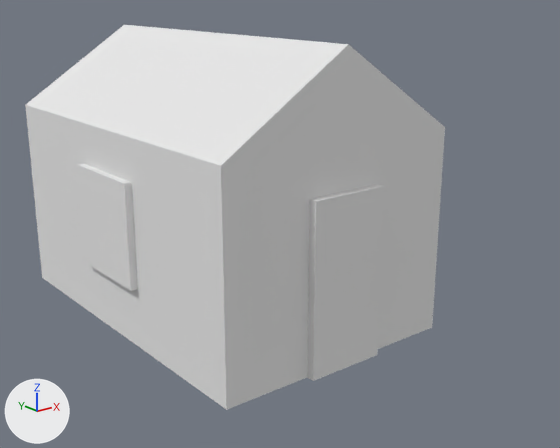
Renders of the Blender file _GFX_source/ouija_scene_2.blend from each side of a commit.
Camera for both pictures: a 50 mm camera at (-5.43, -8.03, 4.1) aimed at (0.35, -0.81, 1.21). Every picture has the same lights, and +X, +Y and +Z are marked at lower left. Objects named as collision shapes, trigger or cutter boxes, shadow casters or lower levels of detail are left out.

The older version as bpy lines, for what is in view:
```python
me_cube_003 = bpy.data.meshes.new('Cube.003')
me_cube_003.from_pydata(...)  # 26 vertices, 24 faces; spans x -1.64..1.55, y 0.0..3.5, z -2.33..2.42
me_cube_003.materials.append(mat_matcap)  # white #e7e7e7
ob_room = bpy.data.objects.new('room', me_cube_003)
ob_room.location = (0.0, 0.0, 0.0)
ob_room.rotation_euler = (1.571, 0.0, 0.0)  # degrees (90, 0, 0)
```
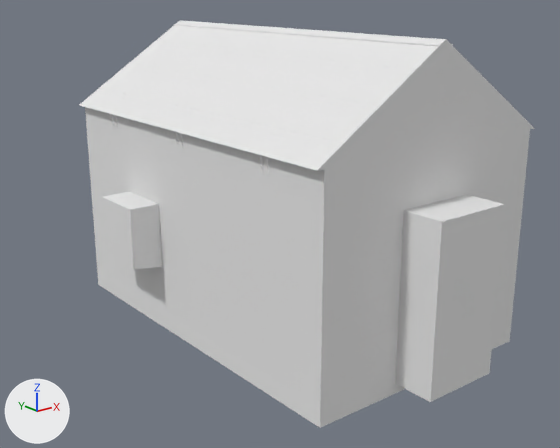
Location of each change, [x1, y1, x2, y2] in pixels of the pictures (560 x 448 px):
'room', reshaped, moved (7% wider): before [25, 25, 445, 410]; after [85, 39, 535, 428]
'room_roof', added: after [79, 20, 453, 174]

The change, as a diff of the scene's bpy script:
```diff
--- a/_GFX_source/ouija_scene_2.blend.py
+++ b/_GFX_source/ouija_scene_2.blend.py
@@ mat_generic_boards @@
+mat_generic_boards = diffuse_material('generic_boards')
+mat_generic_boards.base_color = (0.8, 0.8, 0.8)  # white #e7e7e7
@@ me_cube_003 @@
 # used by ob_room; location = (0.0, 0.0, 0.0); rotation_euler = (1.571, 0.0, 0.0), in degrees (90, 0, 0)
-me_cube_003.from_pydata(...)  # 26 vertices, 24 faces; spans x -1.64..1.55, y 0.0..3.5, z -2.33..2.42
+me_cube_003.from_pydata(...)  # 90 vertices, 76 faces; spans x -1.94..1.64, y -0.12..3.56, z -2.77..2.81
+# me_cube_003 part 1
+# 5 faces are deleted
+# 14 vertices move from x -1.64..0.49, y 0.0..2.0, z -0.59..2.42 to x -1.94..0.49, y 0.0..1.92, z -1.4..2.81
+# 46 vertices are added at x -1.64..1.64, y -0.12..3.0, z -2.77..2.33
+# 6 new vertices lie (0.0, -0.12, 0.0) away from vertices in x -1.55..1.55, y 0.0, z -2.33..2.33
+# 6 new vertices lie (0.0, 0.0, -0.21) away from vertices in x -1.55..1.55, y -0.12..2.5, z -2.33
+# 6 new vertices lie (0.0, 0.06, 0.0) away from vertices in x -0.77..0.77, y 3.0..3.5, z -2.54..2.32
+# 57 new faces join them
 me_cube_003.materials.append(mat_matcap)
@@ me_cube_026 @@
+me_cube_026.from_pydata(...)  # 188 vertices, 86 faces; spans x -1.64..1.64, y 2.28..3.56, z -2.54..2.32
+me_cube_026.materials.append(mat_generic_boards)  # its picture is missing
@@ ob_room @@
 ob_room = bpy.data.objects.new('room', me_cube_003)
-ob_room.location = (0.0, 0.0, 0.0)
+ob_room.location = (0.64, -0.69, 0.0)
 ob_room.rotation_euler = (1.571, 0.0, 0.0)  # degrees (90, 0, 0)
@@ ob_room_roof @@
+ob_room_roof = bpy.data.objects.new('room_roof', me_cube_026)
+ob_room_roof.location = (0.64, -0.69, 0.0)
+ob_room_roof.rotation_euler = (1.571, 0.0, 0.0)  # degrees (90, 0, 0)
```
